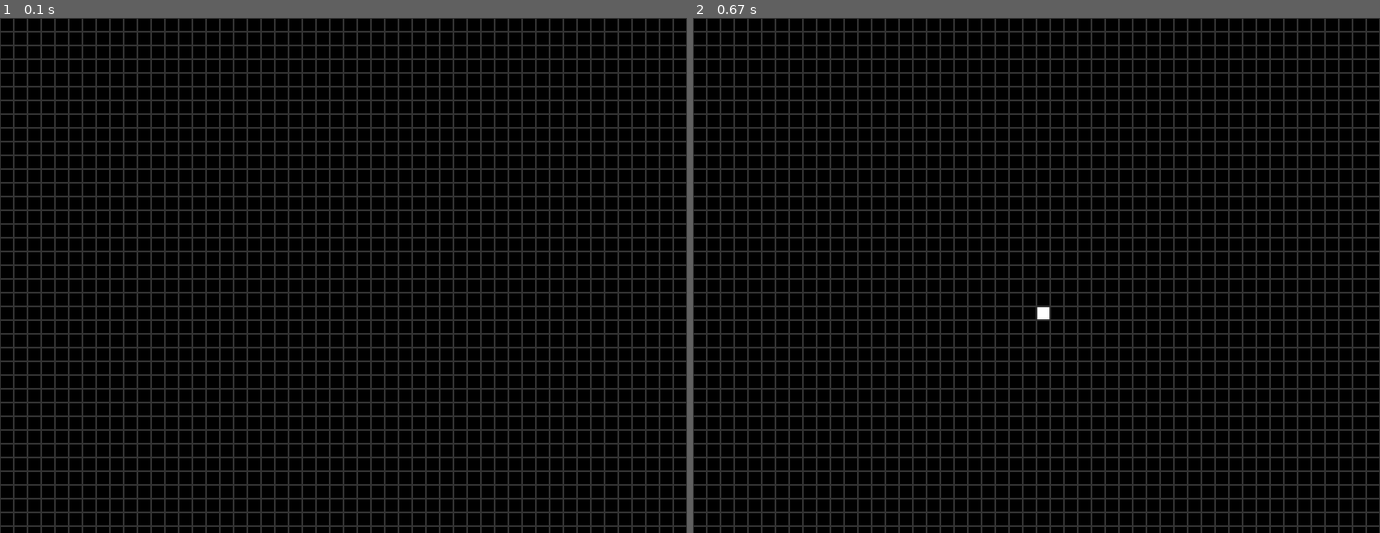
Above: before the commit, frames 1-2 (left to right).
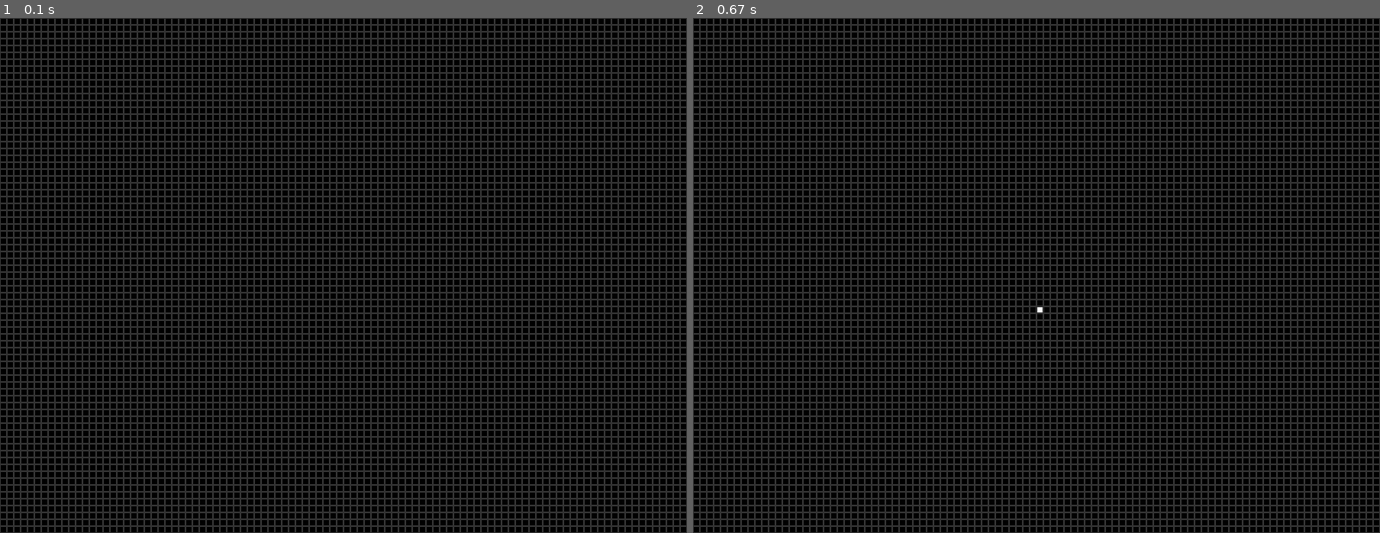
Above: after the commit, the same moments.

Repository: nicovgross/game-of-life
Game: pygame game, started from game-of-life.py
The game is run twice, just before and just after one commit, with the same random seed, the same clock (stepped at 60 frames per second) and the same inputs.
Inputs (mouse positions are in pixels of both pictures, inside the frame that each line leads up to):
- Up to frame 1 (0.1 s): no input
- Up to frame 2 (0.67 s): press the mouse at (1036, 306) at 0.37 s; move the mouse to (954, 296) at 0.47 s; release the mouse at (871, 280) at 0.6 s

The runs differ from the first frame. In frame 1, 20% of the frame differs, in the area x 0-100%, y 0-100%; in frame 2, 20%.

Commit message:
added mouse scroll to zoom in and out

Diff:
--- a/game-of-life.py
+++ b/game-of-life.py
@@ -3,7 +3,7 @@
 import pygame
 
 WIDTH, HEIGHT = 800, 600
-GRID_SIZE = 50
+GRID_SIZE = 100
 CELL_SIZE = WIDTH // GRID_SIZE
 FPS = 10
 
@@ -51,27 +51,36 @@
 
     return new_board
 
-def handle_events(board, running):
+def handle_events(board, running, CELL_SIZE):
     for event in pygame.event.get():
         if event.type == pygame.QUIT:
             pygame.quit()
             sys.exit()
+
         if event.type == pygame.MOUSEBUTTONDOWN and not running:
-            x, y = pygame.mouse.get_pos()
-            cell_x, cell_y = x // CELL_SIZE, y // CELL_SIZE
-            board[cell_y, cell_x] = 1 - board[cell_y, cell_x]
-        elif event.type == pygame.KEYDOWN:
+            if event.button == 1: #left click to activate cell
+                x, y = pygame.mouse.get_pos()
+                cell_x, cell_y = x // CELL_SIZE, y // CELL_SIZE
+                board[cell_y, cell_x] = 1 - board[cell_y, cell_x]
+
+        if event.type == pygame.MOUSEBUTTONDOWN:
+            if event.button == 4 and CELL_SIZE <= 60: #scroll up to zoom in
+                    CELL_SIZE *= 1.25
+            if event.button == 5 and CELL_SIZE >= 4: #scroll down to zoom out
+                    CELL_SIZE //= 1.25
+
+        if event.type == pygame.KEYDOWN:
             if event.key == pygame.K_SPACE:
                 running = not running
             if event.key == pygame.K_r:
                 board = initialize_board(GRID_SIZE)
-                running = not running
+                running = False
             if event.key == pygame.K_f:
                 pygame.display.toggle_fullscreen()
 
-    return board, running
+    return board, running, int(CELL_SIZE)
 
-def draw_grid(board, screen):
+def draw_grid(board, screen, CELL_SIZE):
     screen.fill(BLACK)
     for i in range(GRID_SIZE):
         for j in range(GRID_SIZE):
@@ -80,7 +89,7 @@
             pygame.draw.rect(screen, color, rect)
             pygame.draw.rect(screen, GRAY, rect, 1)
 
-def game_of_life():
+def game_of_life(CELL_SIZE=CELL_SIZE):
     pygame.init()
     screen = pygame.display.set_mode((WIDTH, HEIGHT), pygame.RESIZABLE)
     pygame.display.set_caption("Game of Life")
@@ -89,12 +98,12 @@
     board = initialize_board(GRID_SIZE)
     running = False
     while True:
-        board, running = handle_events(board, running)
+        board, running, CELL_SIZE = handle_events(board, running, CELL_SIZE)
 
         if running:
             board = update_board(board)
 
-        draw_grid(board, screen)
+        draw_grid(board, screen, CELL_SIZE)
 
         pygame.display.flip()
         clock.tick(FPS)
--- a/test.py
+++ b/test.py
@@ -1,62 +1,3 @@
-'''import pygame
-
-# pygame setup
-pygame.init()
-BLACK = (0, 0, 0)
-WHITE = (200, 200, 200)
-WINDOW_HEIGHT = 400
-WINDOW_WIDTH = 400
-screen = pygame.display.set_mode((WINDOW_WIDTH, WINDOW_HEIGHT))
-clock = pygame.time.Clock()
-running = True
-dt = 0
-
-player_pos = pygame.Vector2(screen.get_width() / 2, screen.get_height() / 2)
-
-def draw_grid():
-    blockSize = 20 #Set the size of the grid block
-    for x in range(0, WINDOW_WIDTH, blockSize):
-        for y in range(0, WINDOW_WIDTH, WINDOW_HEIGHT):
-            rect = pygame.Rect(x, y, blockSize, blockSize)
-            pygame.draw.rect(screen, WHITE, rect, 1)
-
-while running:
-    # poll for events
-    # pygame.QUIT event means the user clicked X to close your window
-    for event in pygame.event.get():
-        if event.type == pygame.QUIT:
-            running = False
-
-    draw_grid()
-
-BLACK = (0, 0, 0)
-WHITE = (200, 200, 200)
-WINDOW_HEIGHT = 400
-WINDOW_WIDTH = 400
-
-
-def drawGrid():
-    blockSize = 20 #Set the size of the grid block
-    for x in range(0, WINDOW_WIDTH, blockSize):
-        for y in range(0, WINDOW_HEIGHT, blockSize):
-            rect = pygame.Rect(x, y, blockSize, blockSize)
-            pygame.draw.rect(SCREEN, WHITE, rect, 1)
-
-def main():
-    global SCREEN, CLOCK
-    pygame.init()
-    SCREEN = pygame.display.set_mode((WINDOW_WIDTH, WINDOW_HEIGHT))
-    CLOCK = pygame.time.Clock()
-    SCREEN.fill(BLACK)
-
-    while True:
-        drawGrid()
-        for event in pygame.event.get():
-            if event.type == pygame.QUIT:
-                pygame.quit()
-
-        pygame.display.update()'''
-
 import pygame
 import numpy as np
 import sys
@@ -72,70 +13,37 @@
 WHITE = (255, 255, 255)
 GRAY = (200, 200, 200)
 
-# Inicializa o tabuleiro
-def initialize_board(grid_size):
-    return np.zeros((grid_size, grid_size), dtype=int)
-
-# Atualiza o tabuleiro com base nas regras
-def update_board(board):
-    new_board = board.copy()
-    for i in range(board.shape[0]):
-        for j in range(board.shape[1]):
-            live_neighbors = sum(
-                board[x % board.shape[0], y % board.shape[1]]
-                for x in (i-1, i, i+1)
-                for y in (j-1, j, j+1)
-                if (x, y) != (i, j)
-            )
-            if board[i, j] == 1 and live_neighbors not in [2, 3]:
-                new_board[i, j] = 0
-            elif board[i, j] == 0 and live_neighbors == 3:
-                new_board[i, j] = 1
-    return new_board
 
 # Função principal do jogo
-def game_of_life():
+def main():
     pygame.init()
     screen = pygame.display.set_mode((WIDTH, HEIGHT))
-    pygame.display.set_caption("Game of Life")
+    pygame.display.set_caption("Test")
     clock = pygame.time.Clock()
 
-    board = initialize_board(GRID_SIZE)
-    running = False  # Controla o estado do jogo
+    while True:
+        screen.fill(BLACK)
 
-    while True:
+
         for event in pygame.event.get():
             if event.type == pygame.QUIT:
                 pygame.quit()
                 sys.exit()
-            if event.type == pygame.MOUSEBUTTONDOWN and not running:
-                # Ativar/Desativar células com o clique do mouse
-                x, y = pygame.mouse.get_pos()
-                cell_x, cell_y = x // CELL_SIZE, y // CELL_SIZE
-                board[cell_y, cell_x] = 1 - board[cell_y, cell_x]  # Alterna entre 0 e 1
-            if event.type == pygame.KEYDOWN:
-                if event.key == pygame.K_SPACE:
-                    running = not running  # Iniciar/Parar o jogo
-                if event.key == pygame.K_r:
-                    board = initialize_board(GRID_SIZE)  # Reinicia o tabuleiro
-                    running = not running
 
-        # Atualiza o tabuleiro se o jogo estiver em execução
-        if running:
-            board = update_board(board)
-
-        # Desenha o grid e as células
-        screen.fill(BLACK)
-        for i in range(GRID_SIZE):
-            for j in range(GRID_SIZE):
-                rect = pygame.Rect(j * CELL_SIZE, i * CELL_SIZE, CELL_SIZE, CELL_SIZE)
-                color = WHITE if board[i, j] == 1 else BLACK
-                pygame.draw.rect(screen, color, rect)
-                pygame.draw.rect(screen, GRAY, rect, 1)
+        print(pygame.mouse.get_pressed())
 
         pygame.display.flip()
         clock.tick(FPS)
 
-# Executa o jogo
-if __name__ == "__main__":
-    game_of_life()
+#main()
+
+FODASE = 300
+
+def maconha():
+    global FODASE
+    FODASE = 400
+    print(FODASE)
+
+maconha()
+
+print(FODASE)
